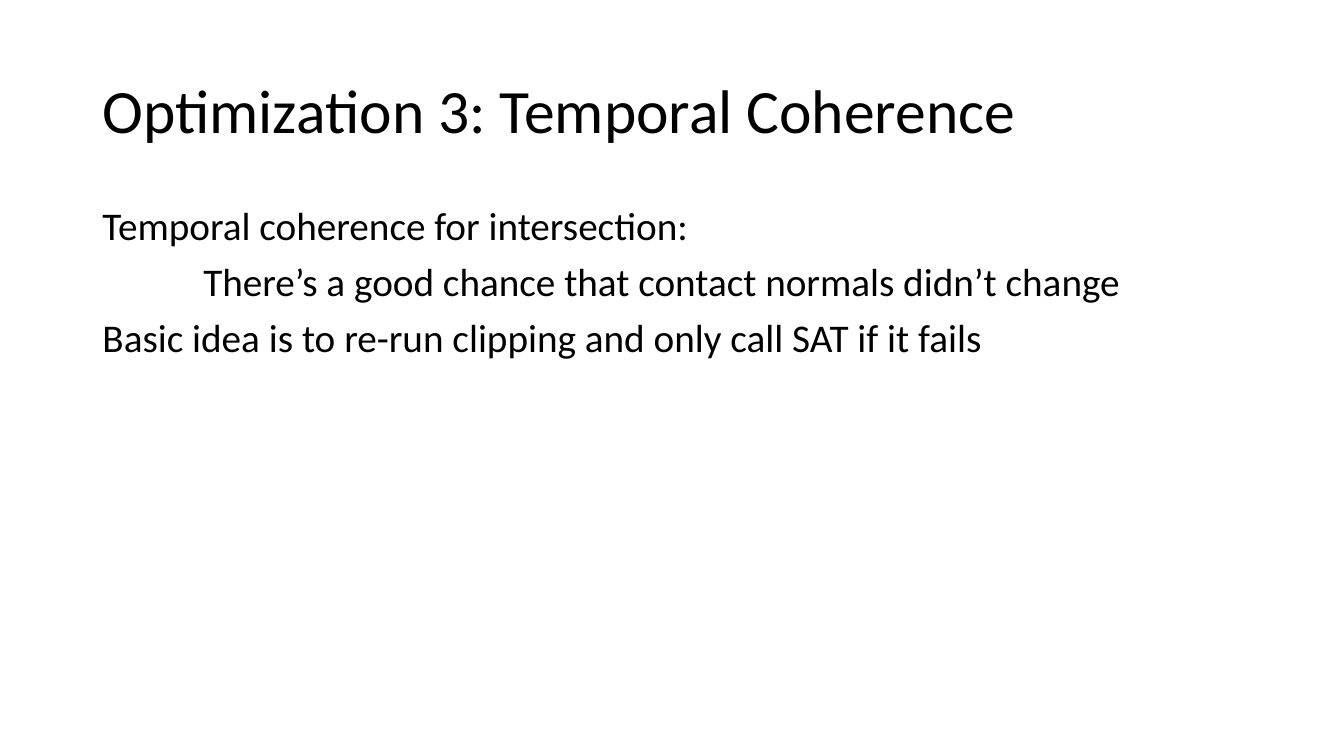
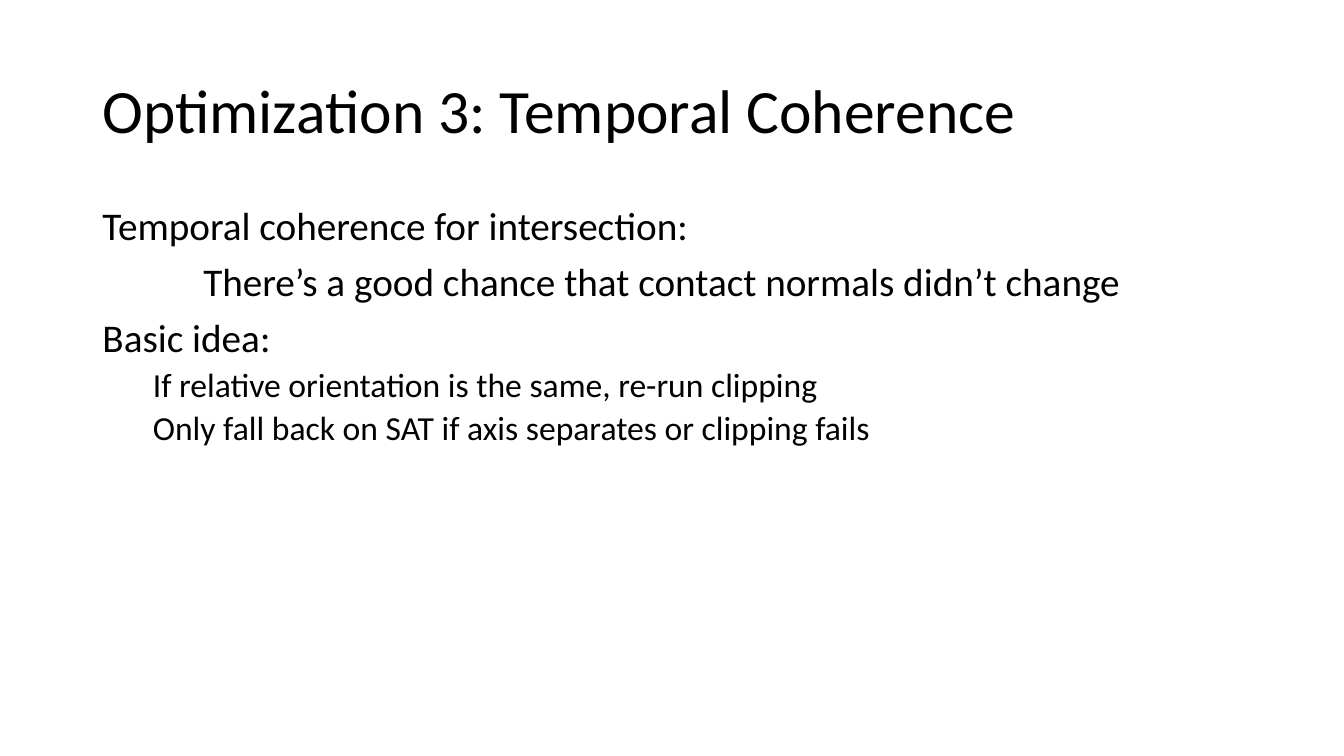
Before and after one commit to jodavis42/Presentations, a slide deck: slide 10 of CS350/SAT_Advanced.pptx. Drawn at 1344x756 pixels with LibreOffice and Linux fonts; fonts in the diff are those of the drawing. Boxes give left, top, right and bottom in pixels: in the first picture for what was removed or moved away, otherwise in the second. Text is boxed around its words. In the diff, an @@ line names an element or a change of style, - is before the commit and + after.

```diff
--- a/CS350/SAT_Advanced.pptx
+++ b/CS350/SAT_Advanced.pptx
@@ text at (102,324,869,446): text changed; size 28 to 24 pt @@
-Basic idea is to re-run clipping and only call SAT if it fails
+Basic idea:
+  If relative orientation is the same, re-run clipping
+  Only fall back on SAT if axis separates or clipping fails
```
Also in this commit, not shown: 2 other slides changed, 1 other file.
